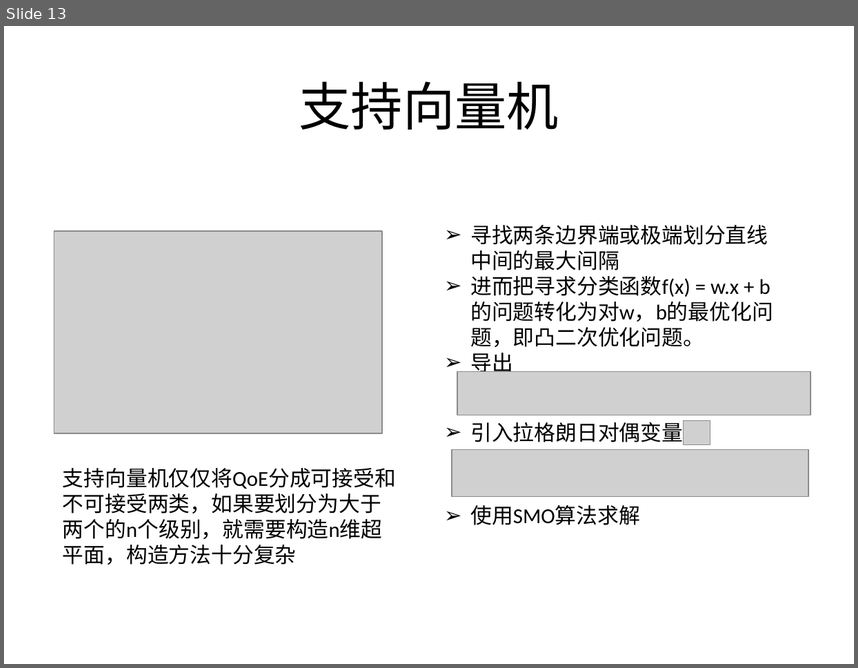
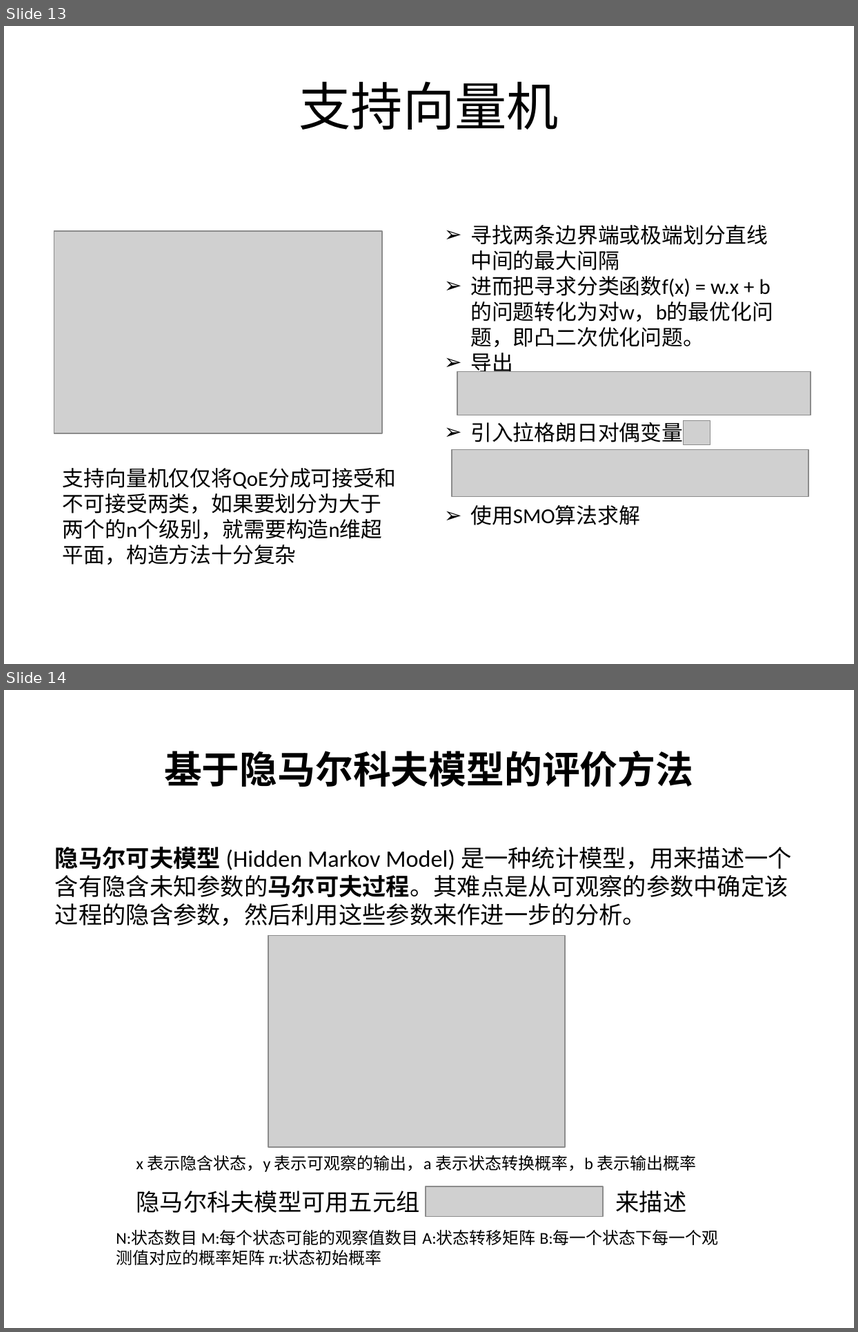
Before and after one commit to ping910714/MyReportsWeek, a slide deck: 2016-3-8-谢平家.pptx. Shown one above the other, each under a label of ours: slide 13 before the commit, slides 13 and 14 after it. The pictures are 858x668 and 858x1332 pixels, drawn with LibreOffice and Linux fonts; fonts in the diff are those of the drawing; grey boxes stand for pictures. Boxes give left, top, right and bottom in pixels: in the first picture for what was removed or moved away, otherwise in the second. Text is boxed around its words. In the diff, an @@ line names an element or a change of style, - is before the commit and + after.

Commit message:
添加隐马尔可夫模型调研

```diff
--- a/2016-3-8-谢平家.pptx
+++ b/2016-3-8-谢平家.pptx
@@ slide 14 added at <box>4,690,854,1328</box>, background #FFFFFF @@
@@ title added at <box>164,751,693,787</box>, 32 pt, text #000000, bold @@
+基于隐马尔科夫模型的评价方法
@@ text added at <box>55,847,792,926</box>, 20 pt, text #000000 @@
+隐马尔可夫模型 (Hidden Markov Model) 是一种统计模型，用来描述一个含有隐含未知参数的马尔可夫过程。其难点是从可观察的参数中确定该过程的隐含参数，然后利用这些参数来作进一步的分析。
@@ picture added at <box>268,935,565,1147</box> @@
@@ text added at <box>136,1154,696,1172</box>, 14 pt, text #000000 @@
+x 表示隐含状态，y 表示可观察的输出，a 表示状态转换概率，b 表示输出概率
@@ picture added at <box>426,1186,604,1217</box> @@
@@ text added at <box>136,1190,687,1212</box>, 20 pt, text #000000 @@
+隐马尔科夫模型可用五元组 来描述
@@ text added at <box>116,1230,718,1265</box>, 14 pt, text #000000 @@
+N:状态数目 M:每个状态可能的观察值数目 A:状态转移矩阵 B:每一个状态下每一个观测值对应的概率矩阵 π:状态初始概率
```
Also in this commit, not shown: 1 other slide added.
